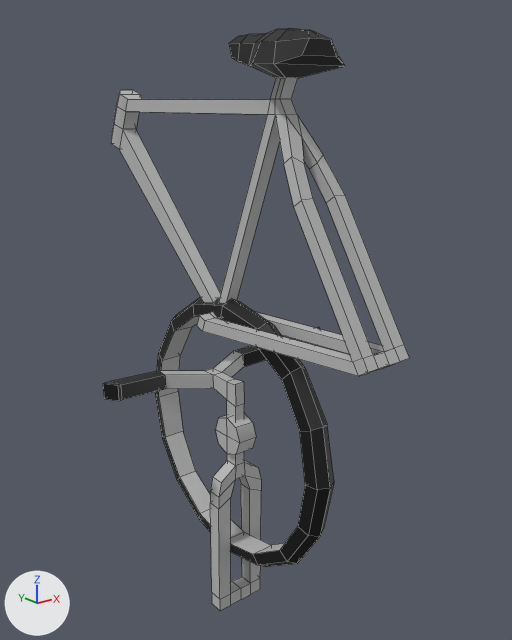
The FBX model Assets/Models/Meshes/bicycle1.fbx as it was, and as the next commit left it.
One viewpoint serves both versions: a 50 mm lens placed at (-0.00809, -0.0108, 0.00669), pointed at (0.00056, 0.00001, 0.00237). Arrows for +X, +Y and +Z are at lower left; the lights stay in place. Mesh edges are drawn as thin lines. Where no turn or scale is listed for an object, it has been applied to the vertices.

In view in the first picture: 'frame', 'pole_front', 'wheel'.
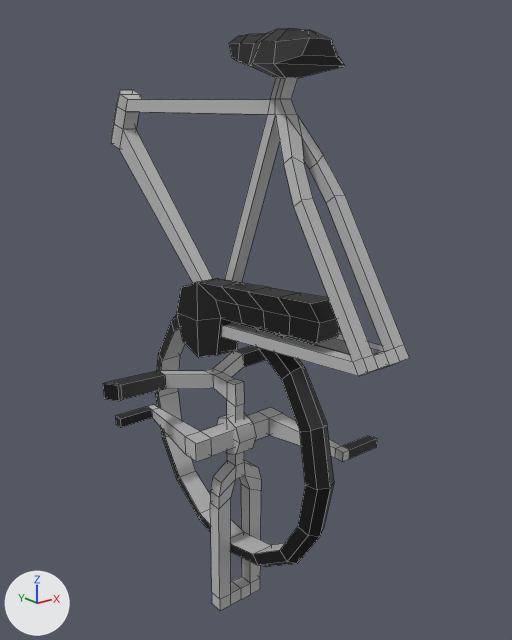
Changed parts and their boxes [x1, y1, x2, y2] in the pictures (512 x 640 px):
'pedals', added: after [115, 405, 377, 462]
    faces in mat_lambert1 (grey #bcbcbc): [147, 405, 350, 462]
    faces in mat_surfaceshader1 (black #000000): [115, 407, 377, 459]
part 1 of me_mesh_001, added (black): after [177, 278, 340, 358]

The change in detail:
Material 'lambert2' (mat_lambert2) is new.
Its base color is (0.0, 0.0, 0.0) (black #000000).
me_mesh_001 is used by ob_frame; location (0.0, 0.0, 0.0).
me_mesh_001 had 140 vertices, 147 faces and spanned x -0.00076..0.00076, y -0.00401..0.00446, z 0.00228..0.00774.
me_mesh_001 now has 182 vertices, 187 faces and spans x -0.00076..0.00076, y -0.00401..0.00446, z 0.0017..0.00774.
me_mesh_001 part 1: a new loose piece of 42 vertices spanning x -0.00061..-0.00012, y -0.00306..0.00118, z 0.0017..0.00356, in mat_lambert2 (black #000000).
me_mesh_001 now uses material mat_lambert2 (black #000000).
Mesh me_mesh_002_1 is new.
It has 44 vertices, 42 faces and spans x -0.00165..0.00198, y -0.00214..0.00214, z -0.0002..0.0002.
Faces by material slot: [33, 9].
It uses material mat_lambert1 (grey #bcbcbc).
It uses material mat_surfaceshader1 (black #000000).
Object 'pedals' (ob_pedals) is new; it shows me_mesh_002_1.
Its location is (0.0, 0.0, 0.0).
